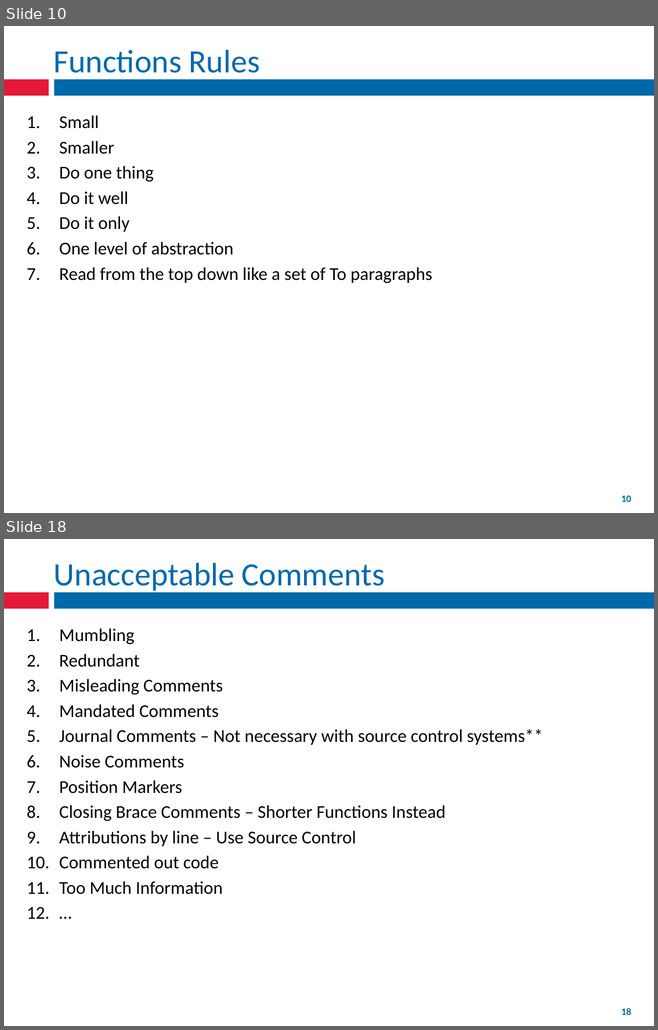
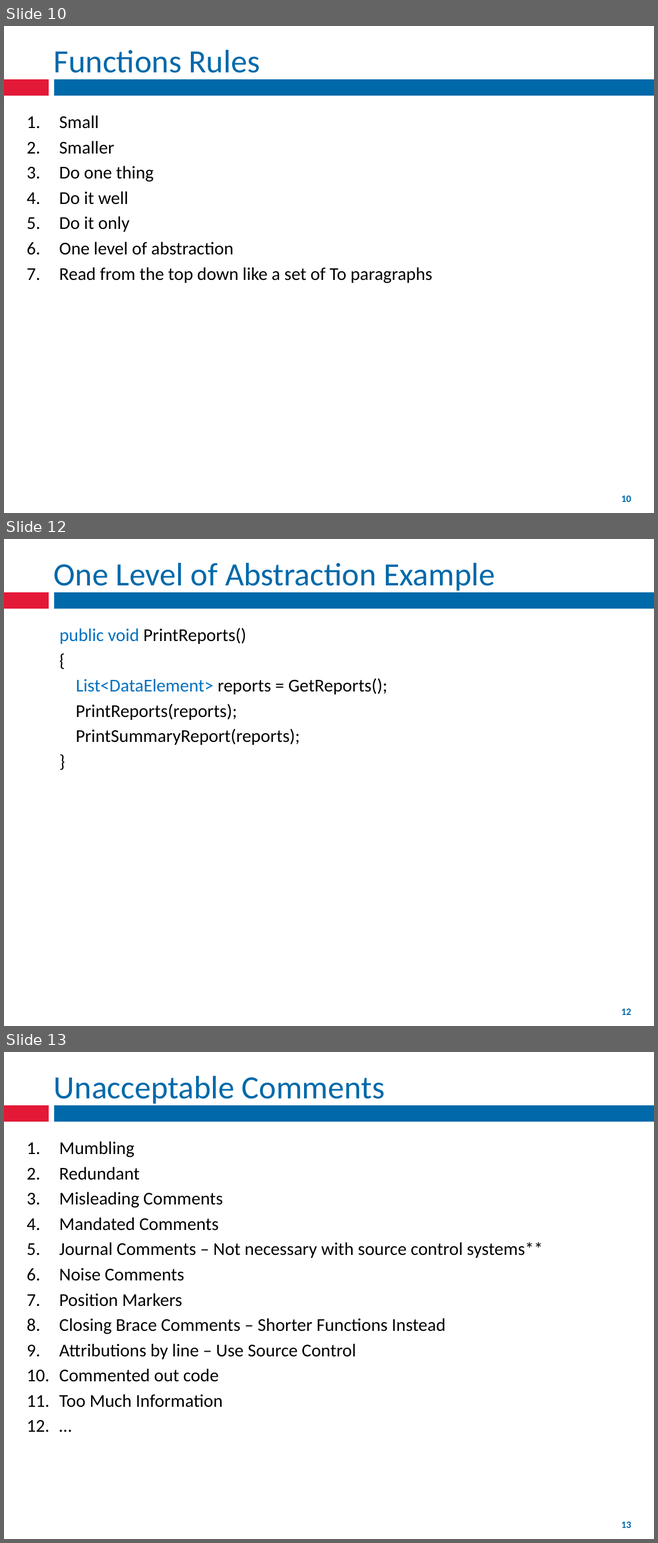
Before and after one commit to fernandozamoraj/Clean-Code-Presentation, a slide deck: Short Presentation/Clean Code.pptx. Shown one above the other, each under a label of ours: slides 10 and 18 before the commit, slides 10, 12 and 13 after it; the slides between them are not shown. The pictures are 658x1030 and 658x1543 pixels, drawn with LibreOffice and Linux fonts; fonts in the diff are those of the drawing. Boxes give left, top, right and bottom in pixels: in the first picture for what was removed or moved away, otherwise in the second. Text is boxed around its words. In the diff, an @@ line names an element or a change of style, - is before the commit and + after.

Commit message:
added an example of same level of abstraction

```diff
--- a/Short Presentation/Clean Code.pptx
+++ b/Short Presentation/Clean Code.pptx
@@ slide 12 added at (4, 539, 654, 1026), background #FFFFFF; not listed: 3 template elements that a slide beside it also shows @@
@@ title added at (54, 563, 495, 593), 36 pt, text #0069AA @@
+One Level of Abstraction Example
@@ text added at (60, 628, 387, 745), 20 pt, text #000000 @@
+public void PrintReports()
+{
+List<DataElement> reports = GetReports();
+PrintReports(reports);
+PrintSummaryReport(reports);
+}
@@ rectangle added at (183, 1005, 475, 1021), fill #FFFFFF, outline #FFFFFF 2 pt @@
@@ what was slide 18 is now slide 13 @@
@@ page number at (621, 1521, 631, 1528): text changed @@
-18
+13
```
Also in this commit, not shown: 2 slides changed, 4 other slides added.
